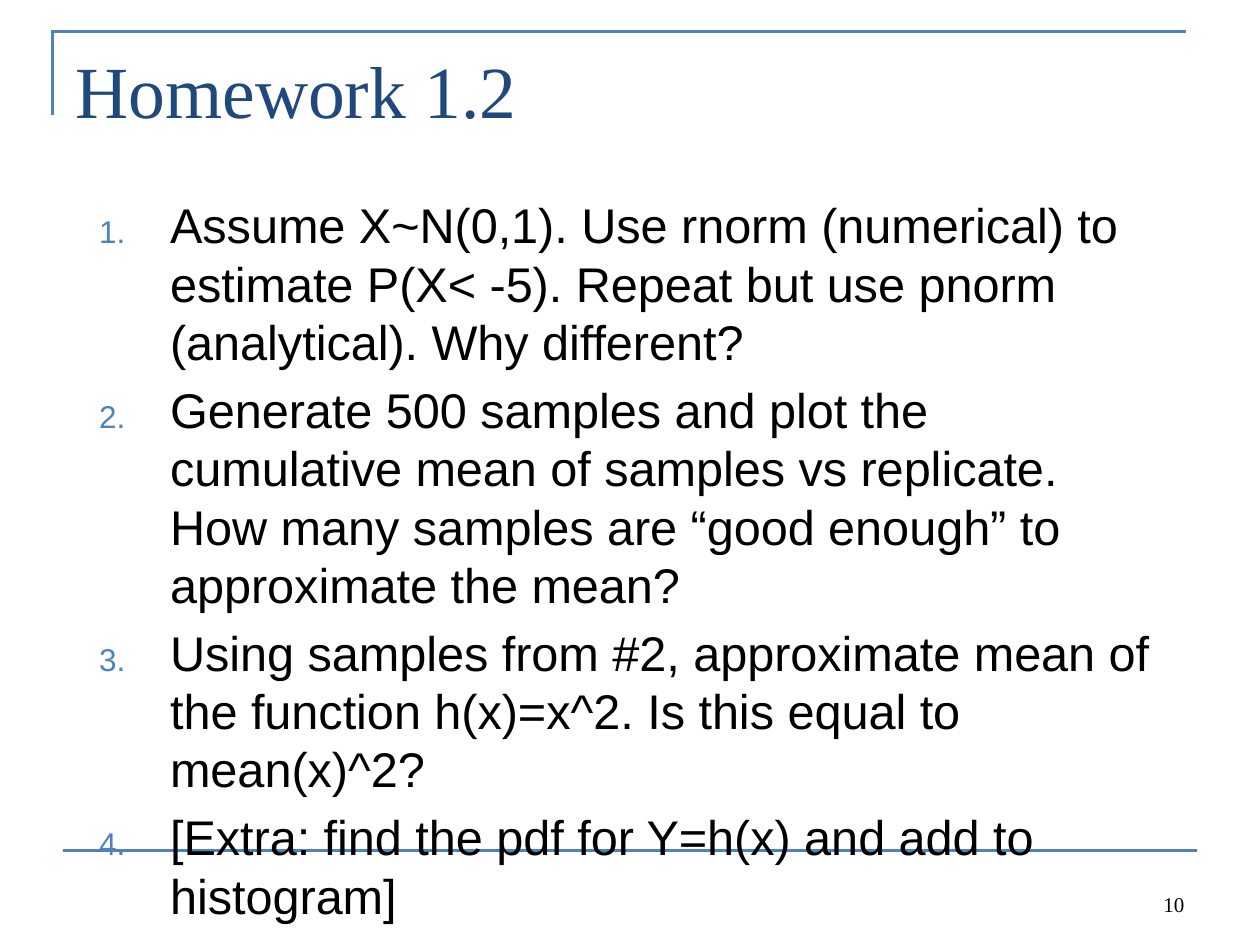
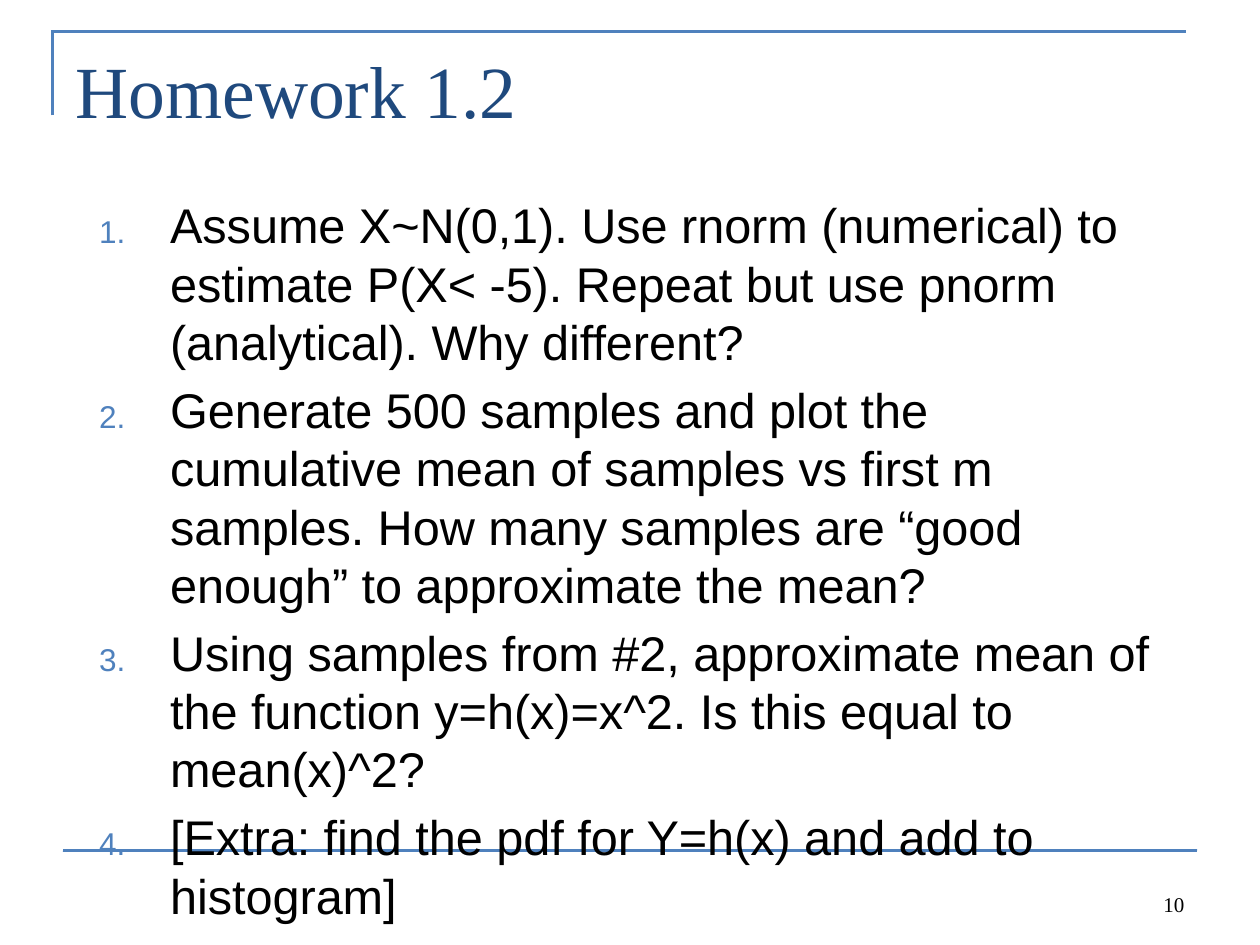
Before and after one commit to colemonnahan/bayes_workshop, a slide deck: slide 10 of dia1/lab1_integration.pptx. Drawn at 1260x945 pixels with LibreOffice and Linux fonts; fonts in the diff are those of the drawing. Boxes give left, top, right and bottom in pixels: in the first picture for what was removed or moved away, otherwise in the second. Text is boxed around its words. In the diff, an @@ line names an element or a change of style, - is before the commit and + after.

```diff
--- a/dia1/lab1_integration.pptx
+++ b/dia1/lab1_integration.pptx
@@ text at (x1=170, y1=392, x2=1149, y2=797): text changed @@
-2. Generate 500 samples and plot the cumulative mean of samples vs replicate. How many samples are “good enough” to approximate the mean?
-3. Using samples from #2, approximate mean of the function h(x)=x^2. Is this equal to mean(x)^2?
+2. Generate 500 samples and plot the cumulative mean of samples vs first m samples. How many samples are “good enough” to approximate the mean?
+3. Using samples from #2, approximate mean of the function y=h(x)=x^2. Is this equal to mean(x)^2?
```
Also in this commit, not shown: 1 other slide changed, 5 other files.
